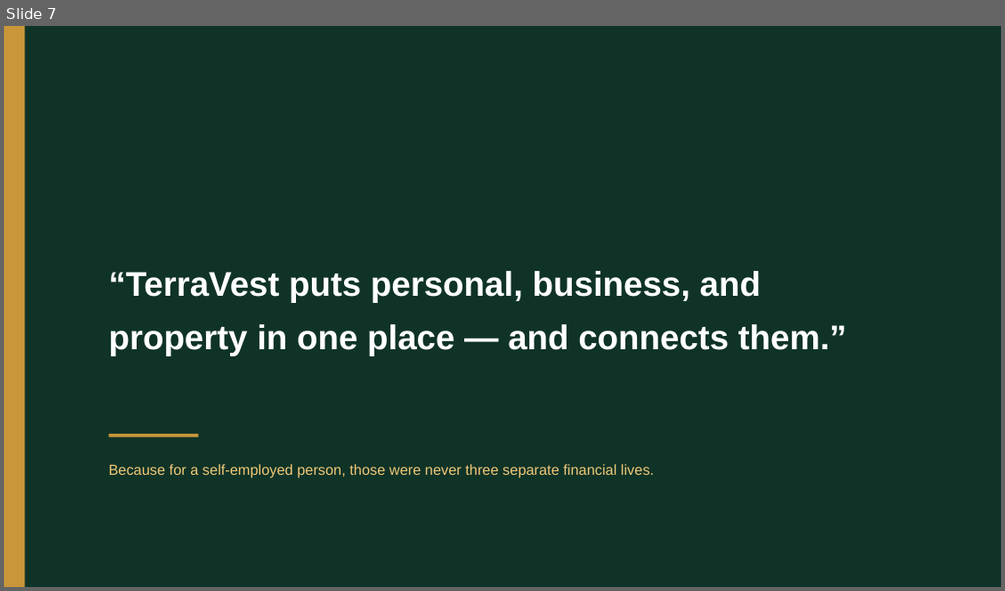
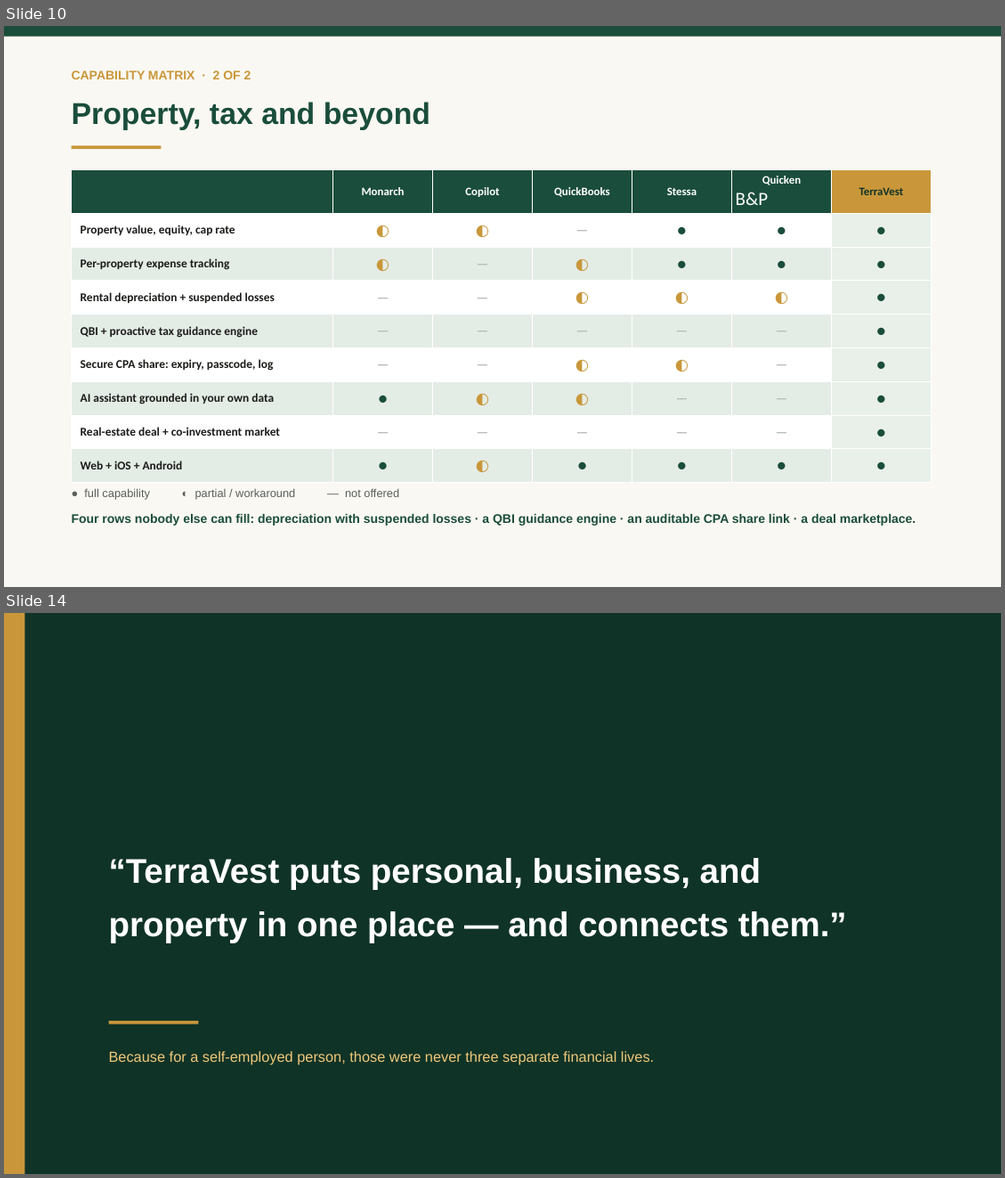
Before and after one commit to vadlapatlasuresh/my-wealth-management, a slide deck: DOCUMENTATION/TerraVest-Showcase-Deck.pptx. Shown one above the other, each under a label of ours: slide 7 before the commit, slides 10 and 14 after it; the slides between them are not shown. The pictures are 1005x591 and 1005x1178 pixels, drawn with LibreOffice and Linux fonts; fonts in the diff are those of the drawing. Boxes give left, top, right and bottom in pixels: in the first picture for what was removed or moved away, otherwise in the second. Text is boxed around its words. In the diff, an @@ line names an element or a change of style, - is before the commit and + after.

```diff
--- a/DOCUMENTATION/TerraVest-Showcase-Deck.pptx
+++ b/DOCUMENTATION/TerraVest-Showcase-Deck.pptx
@@ slide 10 added at [4, 26, 1001, 587], background #FFFFFF @@
@@ rectangle added at [4, 26, 1001, 587], fill #FAF8F3 @@
@@ rectangle added at [4, 26, 1001, 37], fill #1A4D3B @@
@@ text added at [72, 70, 251, 79], 12 pt, text #C9973A, bold @@
+CAPABILITY MATRIX · 2 OF 2
@@ text added at [72, 102, 430, 129], 29 pt, text #1A4D3B, bold @@
+Property, tax and beyond
@@ rectangle added at [72, 145, 161, 149], fill #C9973A @@
@@ table added at [72, 169, 930, 473], 9 rows, 7 columns @@
+ | Monarch | Copilot | QuickBooks | Stessa | Quicken / B&P | TerraVest
+Property value, equity, cap rate | ◐ | ◐ | — | ● | ● | ●
+Per-property expense tracking | ◐ | — | ◐ | ● | ● | ●
+Rental depreciation + suspended losses | — | — | ◐ | ◐ | ◐ | ●
+QBI + proactive tax guidance engine | — | — | — | — | — | ●
+Secure CPA share: expiry, passcode, log | — | — | ◐ | ◐ | — | ●
+AI assistant grounded in your own data | ● | ◐ | ◐ | — | — | ●
+Real-estate deal + co-investment market | — | — | — | — | — | ●
+Web + iOS + Android | ● | ◐ | ● | ● | ● | ●
@@ text added at [84, 488, 399, 499], 11 pt, text #5A5F5B @@
+● full capability ◐ partial / workaround — not offered
@@ text added at [72, 514, 915, 525], 12 pt, text #1A4D3B, bold @@
+Four rows nobody else can fill: depreciation with suspended losses · a QBI guidance engine · an auditable CPA share link · a deal marketplace.
@@ what was slide 7 is now slide 14 @@
```
Also in this commit, not shown: 12 slides changed, 6 other slides added, 18 other files.
